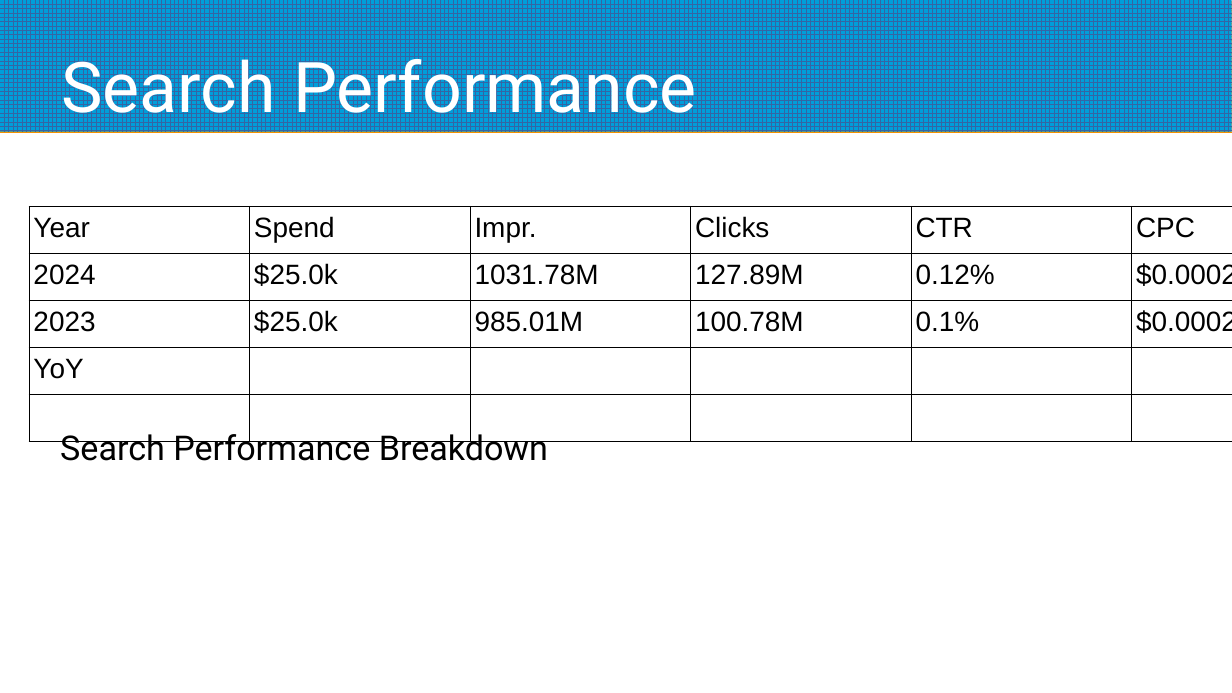
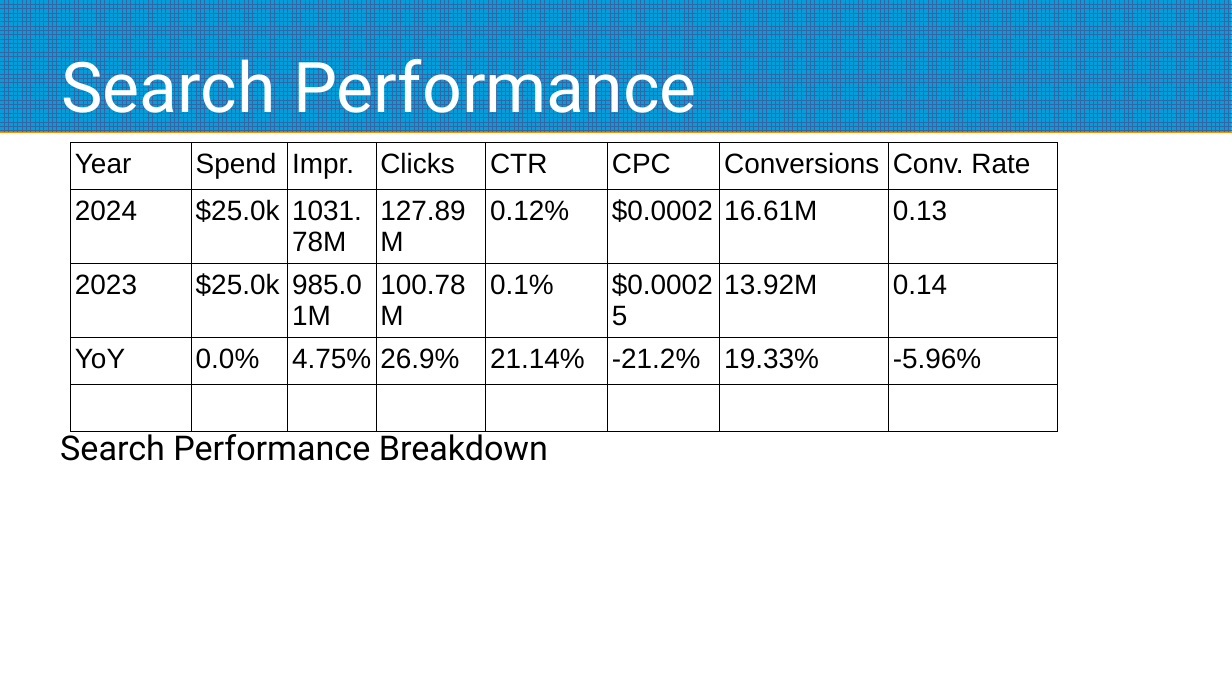
Before and after one commit to ajcook2u2/llm_test, a slide deck: slide 2 of pull_test.pptx. Drawn at 1232x693 pixels with LibreOffice and Linux fonts; fonts in the diff are those of the drawing. Boxes give left, top, right and bottom in pixels: in the first picture for what was removed or moved away, otherwise in the second. Text is boxed around its words. In the diff, an @@ line names an element or a change of style, - is before the commit and + after.

```diff
--- a/pull_test.pptx
+++ b/pull_test.pptx
@@ table at (70, 143, 1058, 378) @@
-row 2, column 8: 0.13%
+row 2, column 8: 0.13
-row 3, column 8: 0.14%
+row 3, column 8: 0.14
-row 4: YoY |  |  |  |  |  |  | 
+row 4: YoY | 0.0% | 4.75% | 26.9% | 21.14% | -21.2% | 19.33% | -5.96%
@@ table: place and size @@
-table at (29, 207, 1232, 442)
+table at (70, 143, 1058, 378)
```
Also in this commit, not shown: 12 other files.
